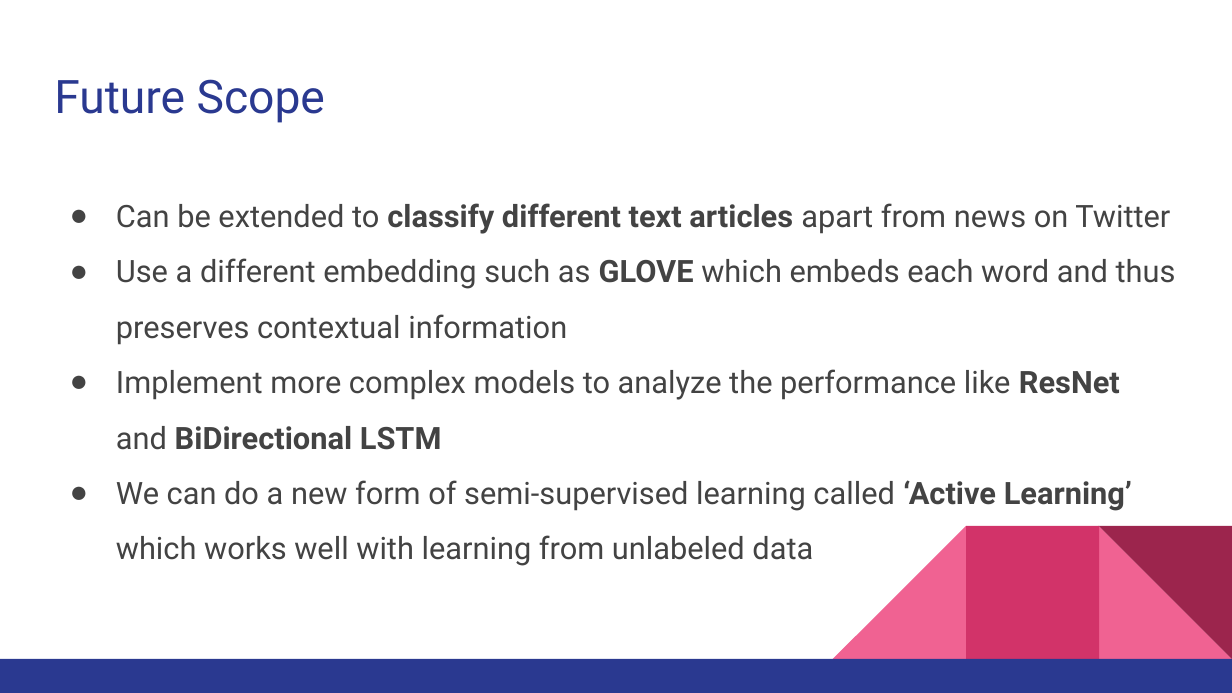
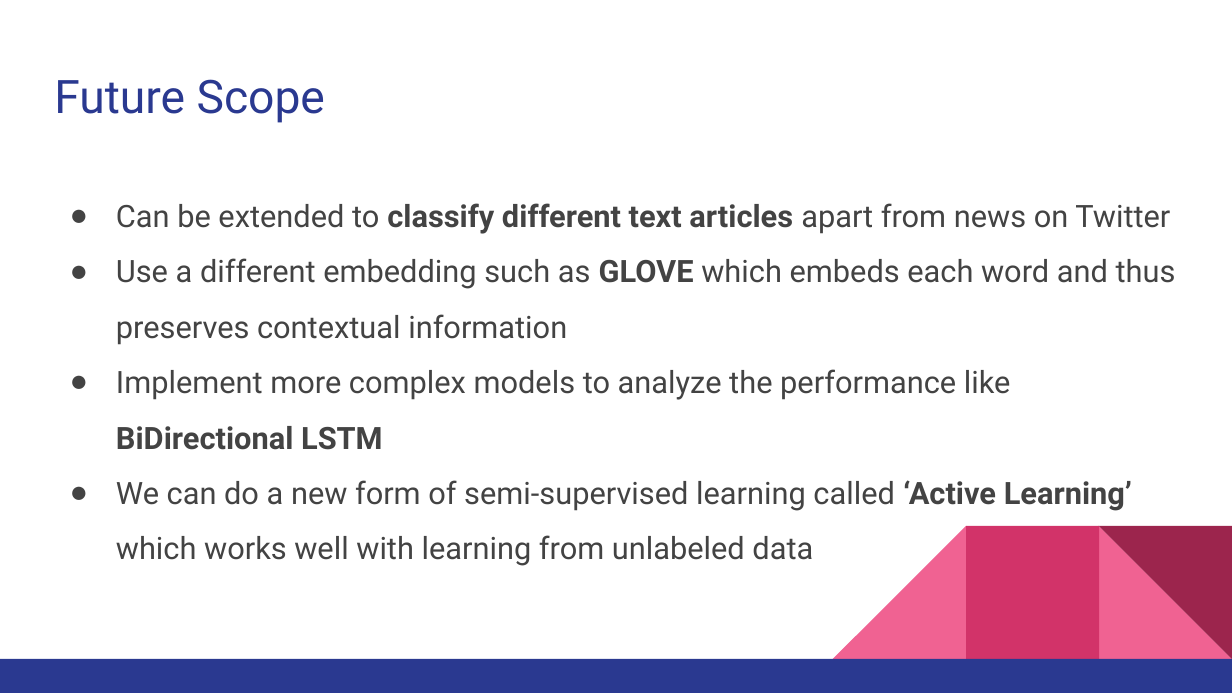
Before and after one commit to advil64/whats-the-tea, a slide deck: slide 25 of deep_learning_clustering/deliverables/What's the Tea Topic Classification of News Articles.pptx. Drawn at 1232x693 pixels with LibreOffice and Linux fonts; fonts in the diff are those of the drawing. Boxes give left, top, right and bottom in pixels: in the first picture for what was removed or moved away, otherwise in the second. Text is boxed around its words. In the diff, an @@ line names an element or a change of style, - is before the commit and + after.

```diff
--- a/deep_learning_clustering/deliverables/What's the Tea Topic Classification of News Articles.pptx
+++ b/deep_learning_clustering/deliverables/What's the Tea Topic Classification of News Articles.pptx
@@ text at bbox=[116, 369, 1011, 450]: text changed @@
-● Implement more complex models to analyze the performance like ResNet and BiDirectional LSTM
+● Implement more complex models to analyze the performance like BiDirectional LSTM
```
Also in this commit, not shown: 7 other slides changed, 3 other files.
